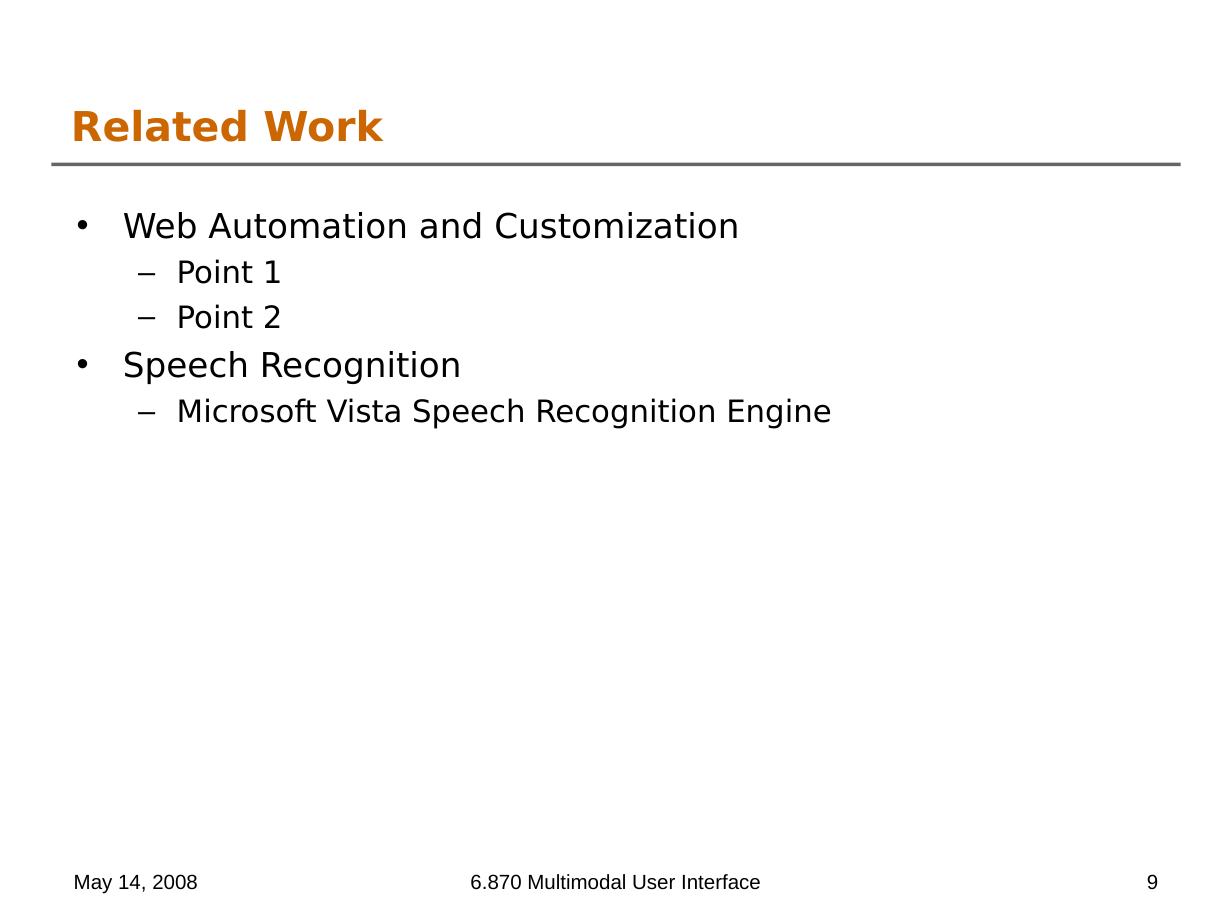
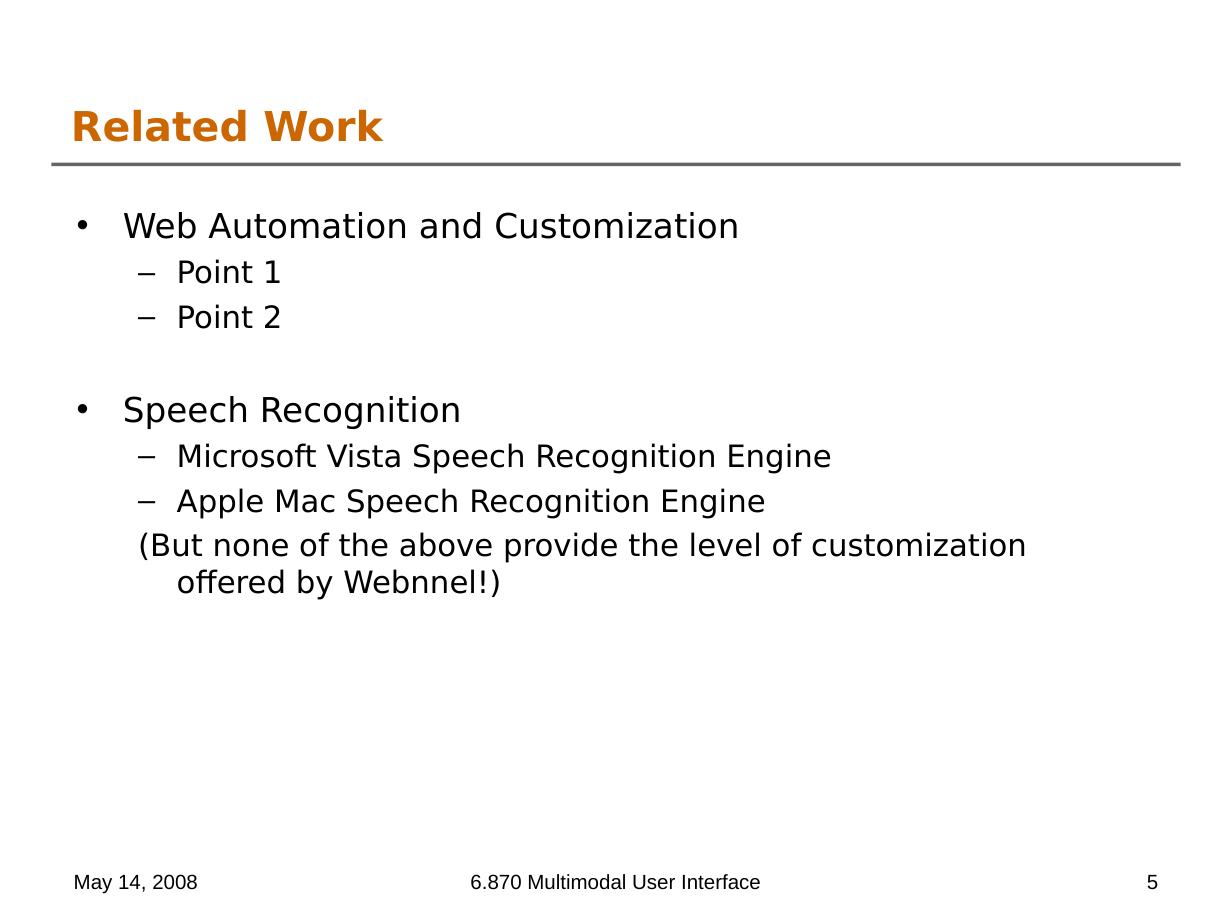
Before and after one commit to oshanis/webnnel, a slide deck: slide 5 of docs/6.870 Final Project Presentation.ppt (slide 9 before the commit). Drawn at 1232x924 pixels with LibreOffice and Linux fonts; fonts in the diff are those of the drawing; background and template pictures are left out. Boxes give left, top, right and bottom in pixels: in the first picture for what was removed or moved away, otherwise in the second. Text is boxed around its words. In the diff, an @@ line names an element or a change of style, - is before the commit and + after.

Commit message:
changes to the presentation

```diff
--- a/docs/6.870 Final Project Presentation.ppt
+++ b/docs/6.870 Final Project Presentation.ppt
@@ text at box(138, 488, 1027, 600): paragraphs added @@
+  – Apple Mac Speech Recognition Engine
+  (But none of the above provide the level of customization offered by Webnnel!)
@@ page number at box(1147, 875, 1158, 890): text changed @@
-9
+5
```
Also in this commit, not shown: 3 other slides changed, 2 slides added.
